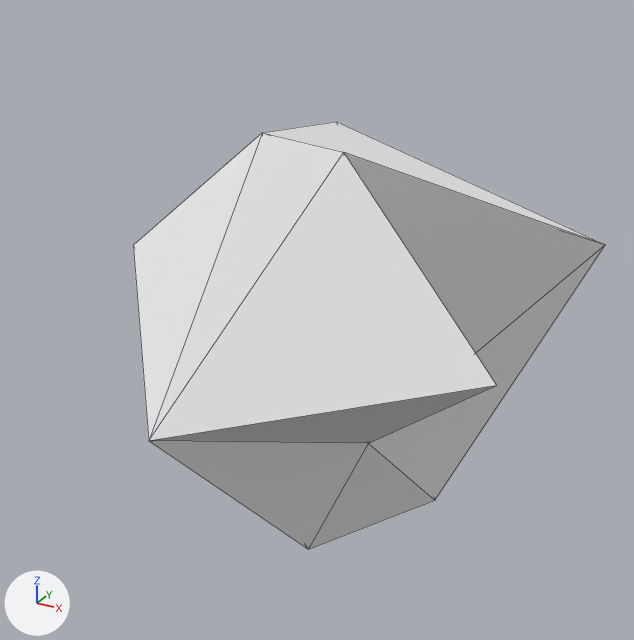
The OBJ model Assets/Models/Lung/Inner/left-lung_0005.obj: old version first, new version second.
One viewpoint serves both versions: a 50 mm camera at (26.9, -36.6, 26.4) aimed at (-0.3, 12.9, 1.7). Arrows for +X, +Y and +Z are at lower left; the lights stay in place. Mesh edges are drawn as thin lines. Where no turn or scale is listed for an object, it has been applied to the vertices.

Names of what the first picture shows: 'left-lung_0005'.
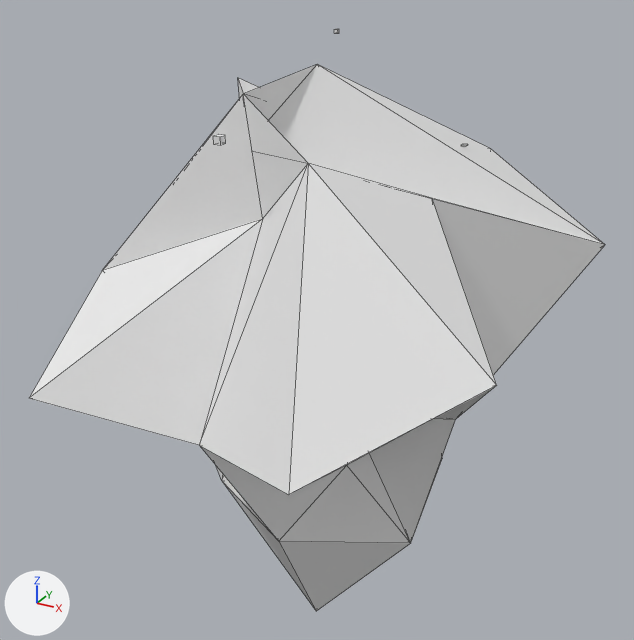
Where the change shows, as pixel boxes [x1, y1, x2, y2] in the pictures (634 x 640 px):
'left-lung_0005', reshaped (22% wider, 36% taller): before [133, 122, 605, 549]; after [29, 29, 605, 611]
part 1 of me_left_lung_0005, added: after [214, 134, 225, 145]
part 2 of me_left_lung_0005, built on: before [133, 122, 605, 549]; after [29, 64, 604, 611]

The change, as a list of edits to the scene's bpy script:
```text
Change me_left_lung_0005:
    used by ob_left_lung_0005; location = (0.0, 0.0, 0.0)
    remove me_left_lung_0005.from_pydata(...)  # 12 vertices, 20 faces; spans x -11.9..16.7, y -2.4..30.3, z -15.7..15.7
    add me_left_lung_0005.from_pydata(...)  # 112 vertices, 120 faces; spans x -13.3..16.7, y -5.0..30.3, z -22.4..20.4
    me_left_lung_0005 part 1: a new loose piece, a box spanning x -2.85..-2.37, y 5.14..5.63, z 15.28..15.76, in mat_09 (white #e7e7e7)
    me_left_lung_0005 part 2
    6 vertices are removed from x -11.9..8.5, y -2.4..22.5, z -15.7..14.7
    18 faces are deleted
    3 vertices move from x -6.1..5.6, y 5.1..11.9, z -10.7..15.7 to x 0.2..11.0, y 11.0..15.1, z -12.7..12.1
    26 vertices are added at x -13.3..8.4, y -5.0..26.1, z -22.4..18.6
    58 new faces join them
```
